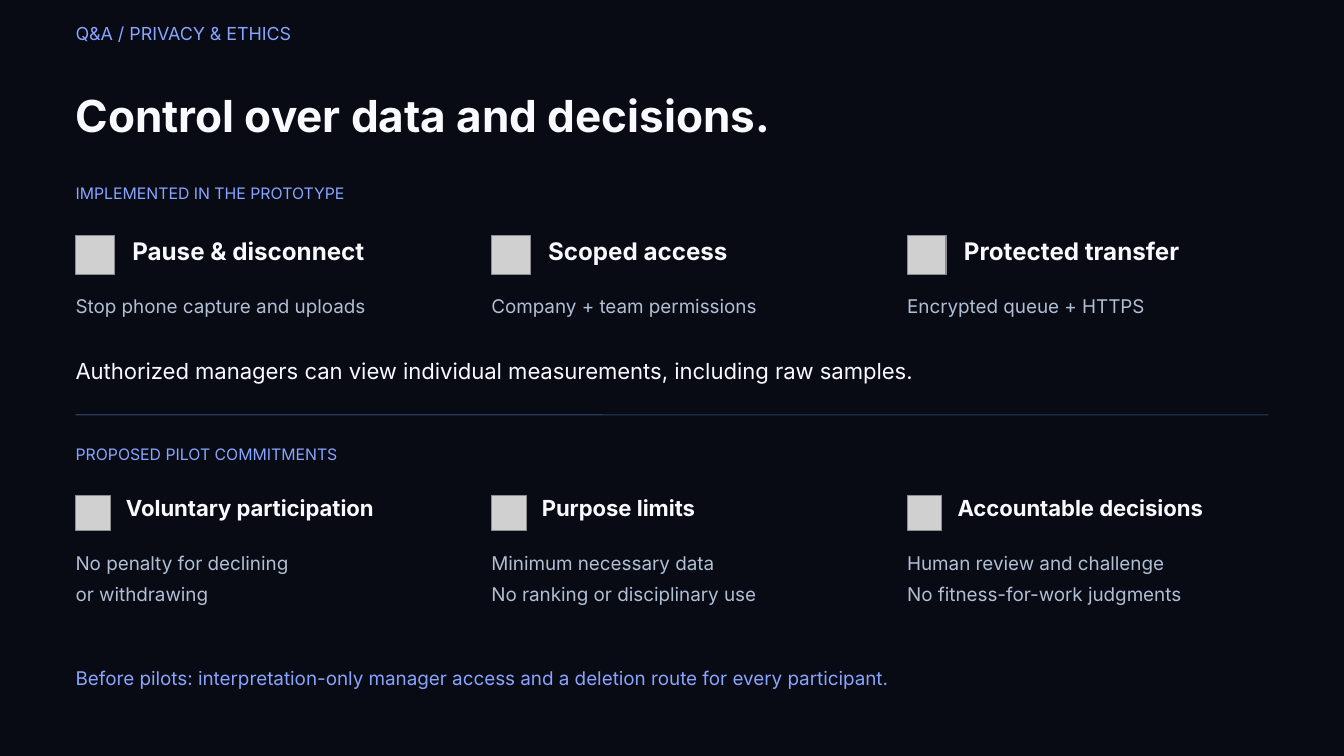
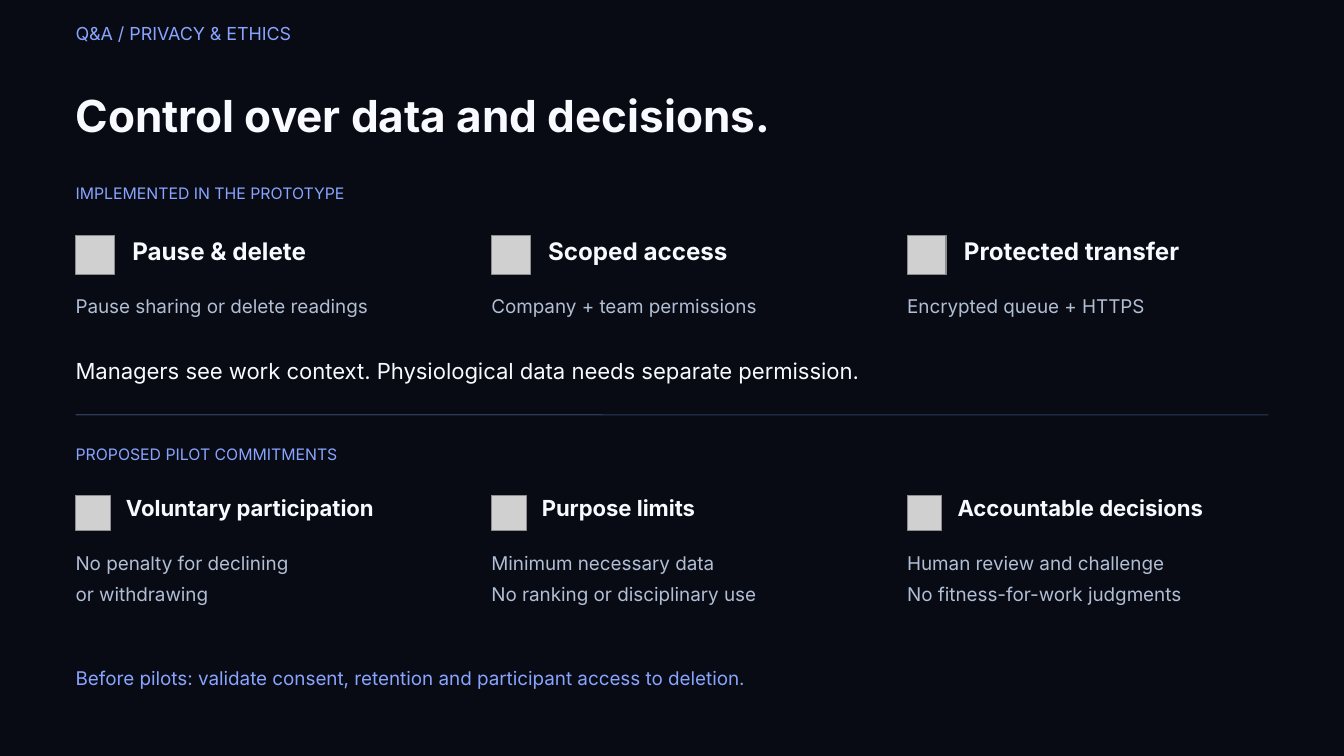
Before and after one commit to Guayamose/Neurasign, a slide deck: slide 14 of presentation/NeuraSign_Pitch.pptx (slide 13 before the commit). Drawn at 1344x756 pixels with LibreOffice and Linux fonts; fonts in the diff are those of the drawing; grey boxes stand for pictures. Boxes give left, top, right and bottom in pixels: in the first picture for what was removed or moved away, otherwise in the second. Text is boxed around its words. In the diff, an @@ line names an element or a change of style, - is before the commit and + after.

```diff
--- a/presentation/NeuraSign_Pitch.pptx
+++ b/presentation/NeuraSign_Pitch.pptx
@@ text at box(132, 242, 306, 261): text changed @@
-Pause & disconnect
+Pause & delete
@@ text at box(76, 299, 368, 317): text changed @@
-Stop phone capture and uploads
+Pause sharing or delete readings
@@ text at box(76, 362, 859, 384): text changed @@
-Authorized managers can view individual measurements, including raw samples.
+Managers see work context. Physiological data needs separate permission.
@@ text at box(76, 670, 745, 689): text changed @@
-Before pilots: interpretation-only manager access and a deletion route for every participant.
+Before pilots: validate consent, retention and participant access to deletion.
```
Also in this commit, not shown: 5 other slides changed, 1 slide added, 1 other file.
